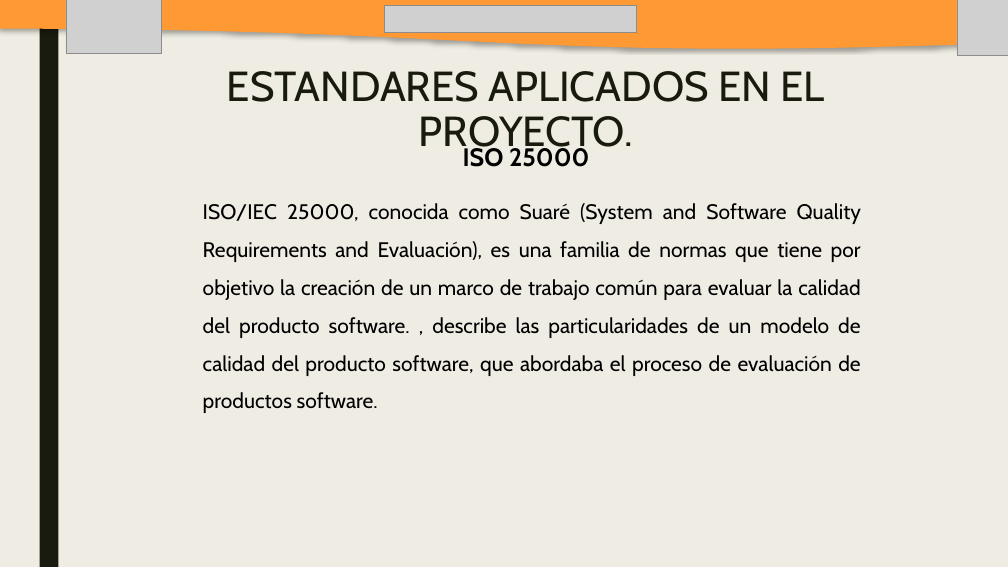
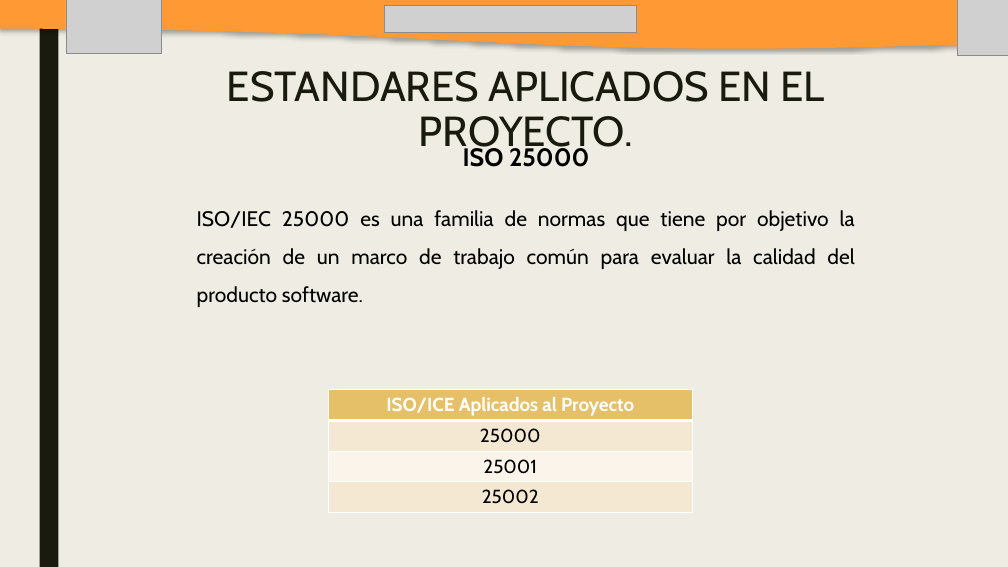
Before and after one commit to SM-ROOT/SM-ROOT, a slide deck: slide 22 of 9°A/Integradora/diapositiva/SM-ROOT_APPMO-SP.pptx. Drawn at 1008x567 pixels with LibreOffice and Linux fonts; fonts in the diff are those of the drawing; grey boxes stand for pictures. Boxes give left, top, right and bottom in pixels: in the first picture for what was removed or moved away, otherwise in the second. Text is boxed around its words. In the diff, an @@ line names an element or a change of style, - is before the commit and + after.

```diff
--- a/9°A/Integradora/diapositiva/SM-ROOT_APPMO-SP.pptx
+++ b/9°A/Integradora/diapositiva/SM-ROOT_APPMO-SP.pptx
@@ text at (197,210,855,307): text changed @@
-ISO/IEC 25000, conocida como Suaré (System and Software Quality Requirements and Evaluación), es una familia de normas que tiene por objetivo la creación de un marco de trabajo común para evaluar la calidad del producto software. , describe las particularidades de un modelo de calidad del producto software, que abordaba el proceso de evaluación de productos software.
+ISO/IEC 25000 es una familia de normas que tiene por objetivo la creación de un marco de trabajo común para evaluar la calidad del producto software.
@@ table added at (328,389,692,512), 4 rows, 1 columns @@
+ISO/ICE Aplicados al Proyecto
+25000
+25001
+25002
```
Also in this commit, not shown: 1 other slide changed, 4 other files.
